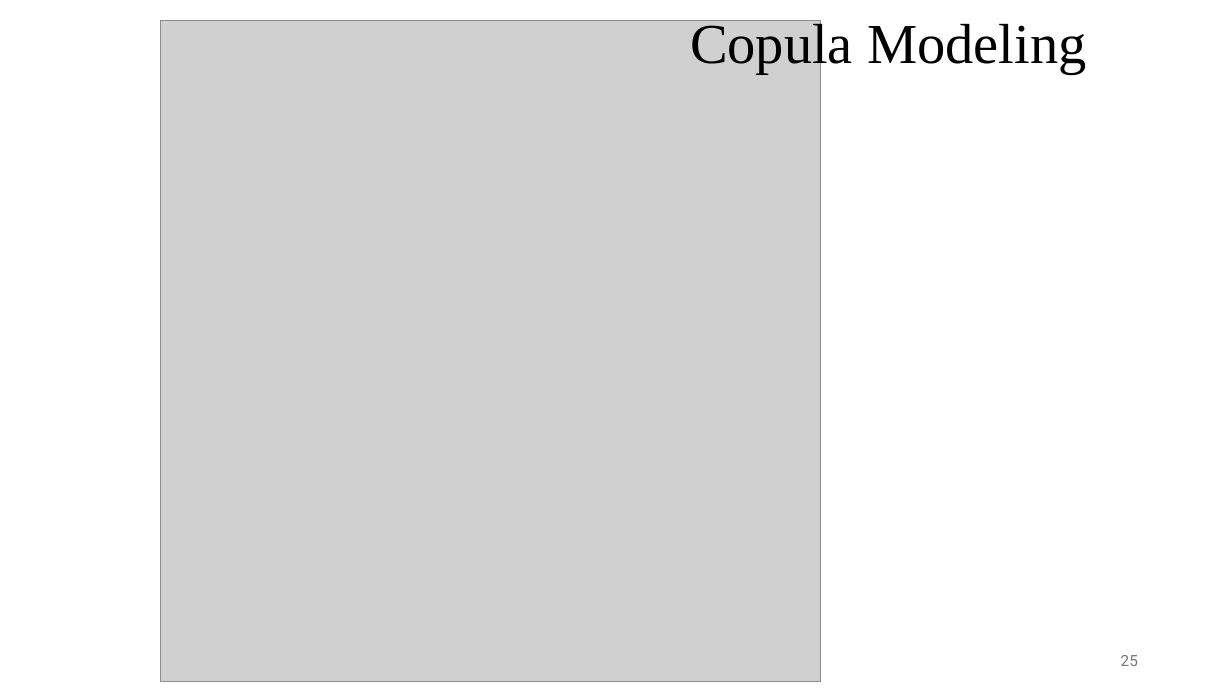
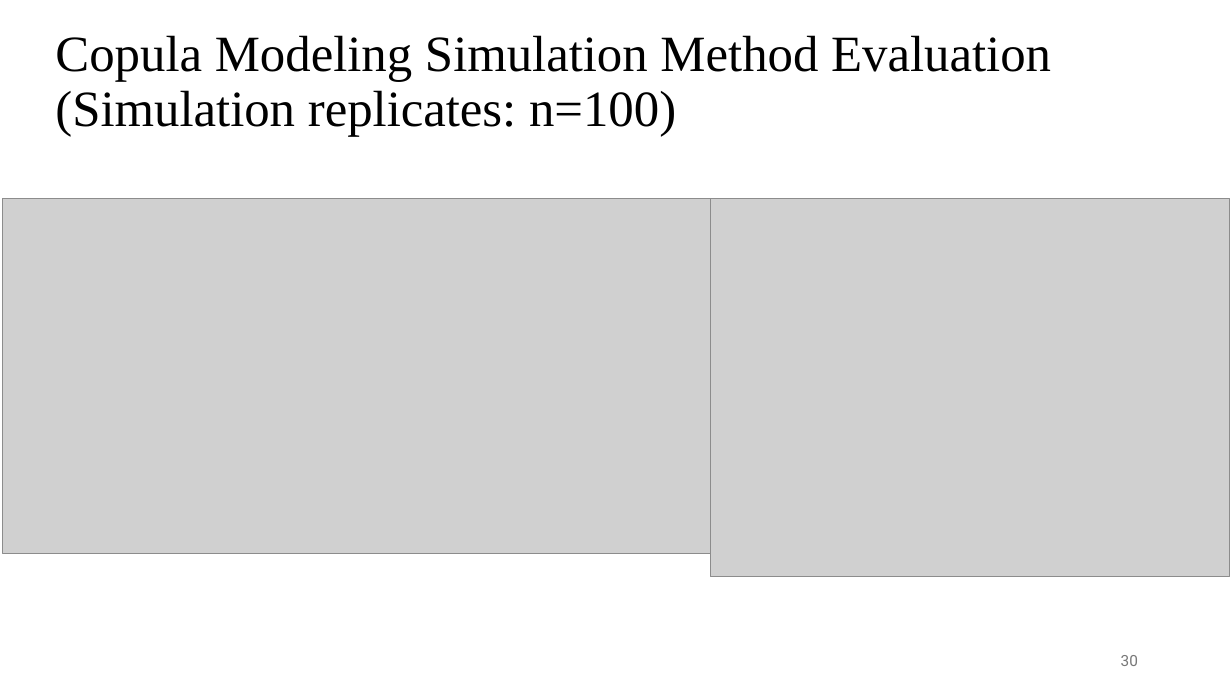
Before and after one commit to UMN-ECP-PMX/ecp8506_26f, a slide deck: slide 30 of wk11/wk11_slides.pptx (slide 25 before the commit). Drawn at 1232x693 pixels with LibreOffice and Linux fonts; fonts in the diff are those of the drawing; grey boxes stand for pictures. Boxes give left, top, right and bottom in pixels: in the first picture for what was removed or moved away, otherwise in the second. Text is boxed around its words. In the diff, an @@ line names an element or a change of style, - is before the commit and + after.

```diff
--- a/wk11/wk11_slides.pptx
+++ b/wk11/wk11_slides.pptx
@@ picture removed at [160, 20, 821, 681] @@
@@ title at [55, 35, 1051, 136]: text changed; size 44 to 39.6 pt @@
-Copula Modeling
+Copula Modeling Simulation Method Evaluation
+(Simulation replicates: n=100)
@@ picture added at [3, 198, 712, 553] @@
@@ picture added at [711, 198, 1230, 577] @@
@@ page number at [1121, 655, 1138, 666]: text changed @@
-25
+30
```
Also in this commit, not shown: 12 other slides changed, 10 slides added, 3 slides removed, 3 other files.
